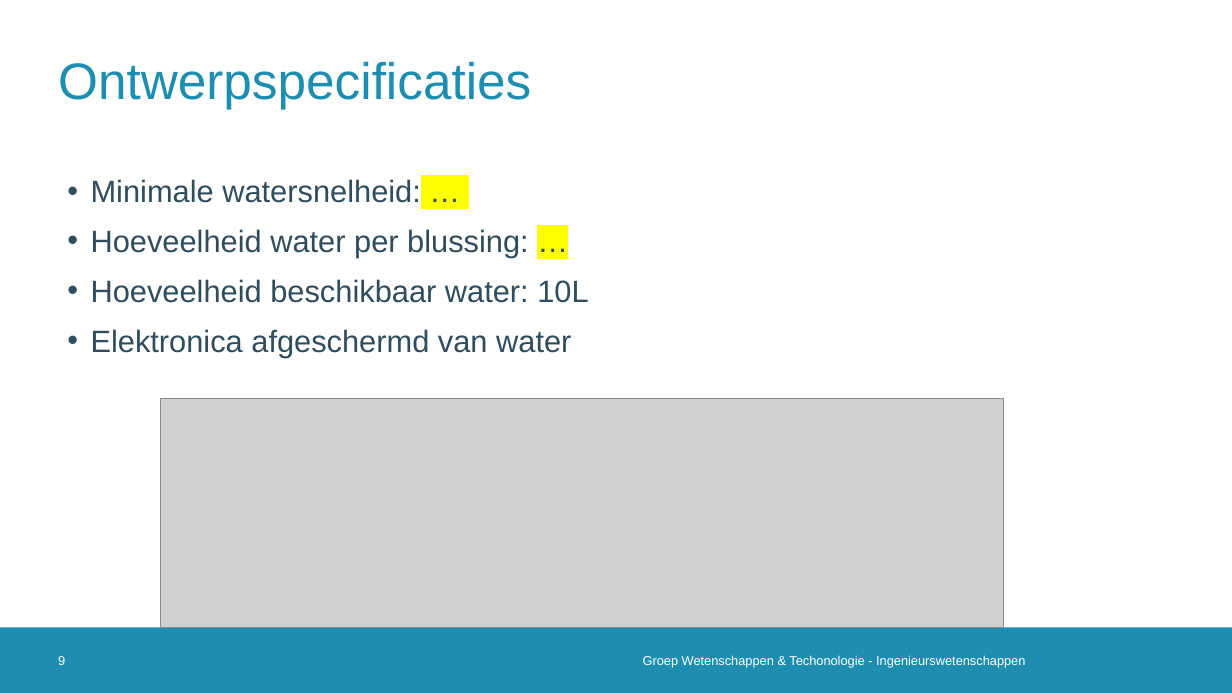
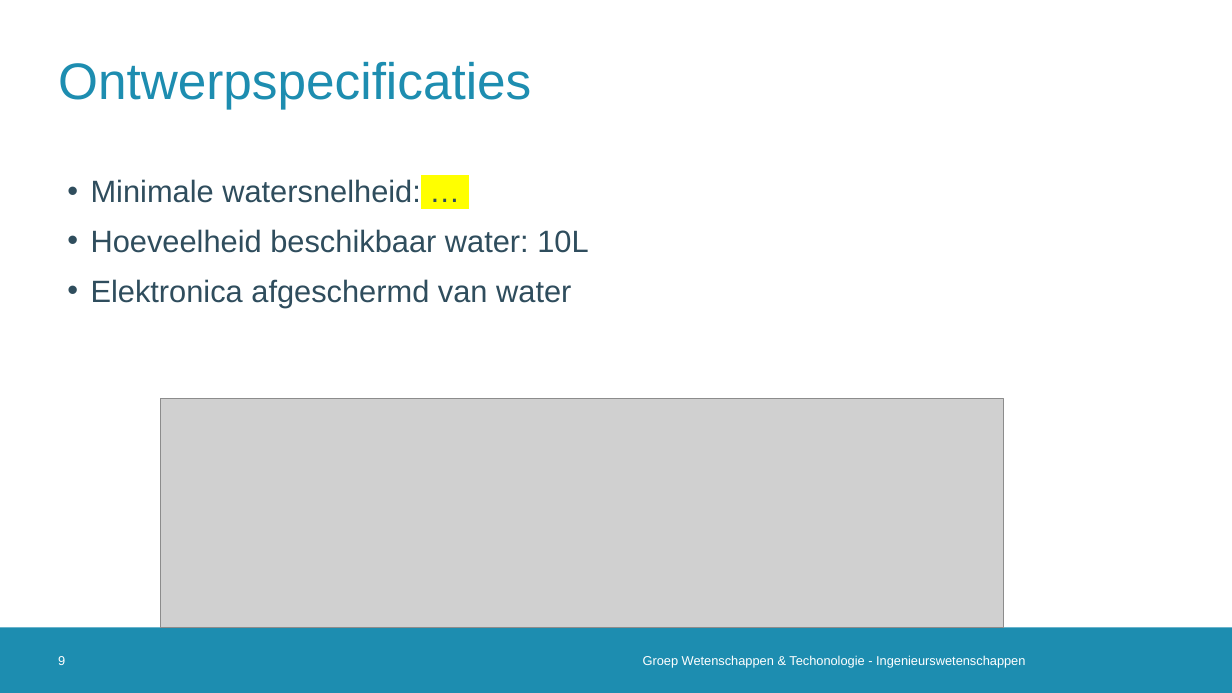
Before and after one commit to 2023-2022-KULAK-IW/2022_2023_Probleemoplossen_en_Ontwerpen_2, a slide deck: slide 9 of LATEX + ppt/Tussentijdse Presentatie .pptx. Drawn at 1232x693 pixels with LibreOffice and Linux fonts; fonts in the diff are those of the drawing; grey boxes stand for pictures; background and template pictures are left out. Boxes give left, top, right and bottom in pixels: in the first picture for what was removed or moved away, otherwise in the second. Text is boxed around its words. In the diff, an @@ line names an element or a change of style, - is before the commit and + after.

```diff
--- a/LATEX + ppt/Tussentijdse Presentatie .pptx
+++ b/LATEX + ppt/Tussentijdse Presentatie .pptx
@@ text at (x1=91, y1=229, x2=529, y2=258): paragraph removed @@
-• Hoeveelheid water per blussing: …
```
Also in this commit, not shown: 11 other slides changed, 4 slides added, 3 other files.
